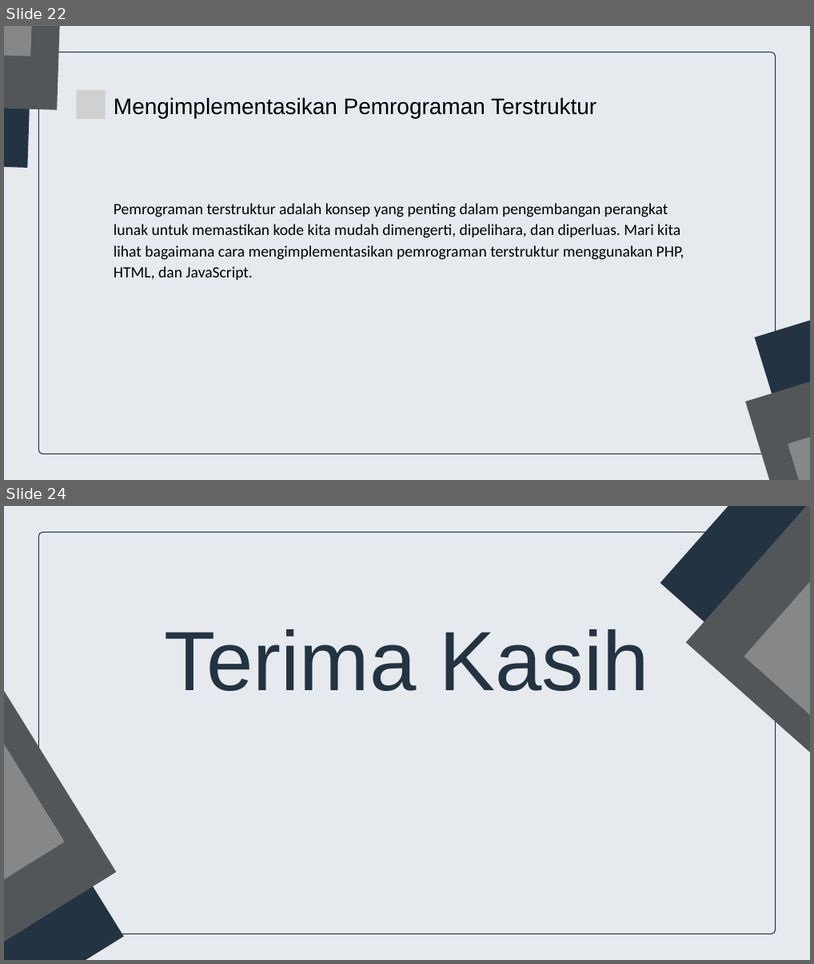
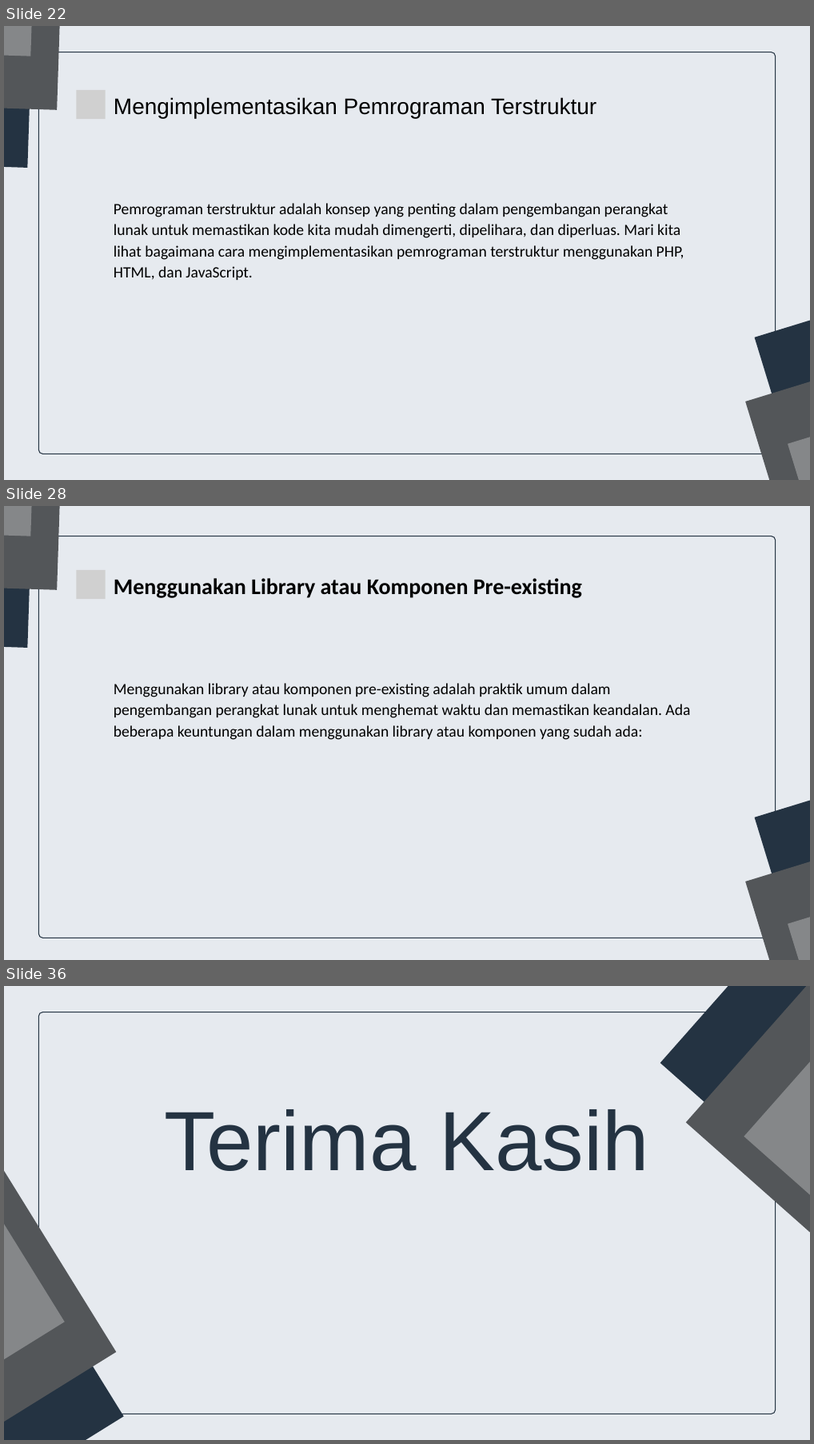
Before and after one commit to gemafajar09/bnsp-junior-web, a slide deck: junior-web-dev.pptx. Shown one above the other, each under a label of ours: slides 22 and 24 before the commit, slides 22, 28 and 36 after it; the slides between them are not shown. The pictures are 814x964 and 814x1444 pixels, drawn with LibreOffice and Linux fonts; fonts in the diff are those of the drawing; grey boxes stand for pictures. Boxes give left, top, right and bottom in pixels: in the first picture for what was removed or moved away, otherwise in the second. Text is boxed around its words. In the diff, an @@ line names an element or a change of style, - is before the commit and + after.

```diff
--- a/junior-web-dev.pptx
+++ b/junior-web-dev.pptx
@@ slide 28 added at (4,506,810,960), background #E6EAEF @@
@@ freeform shape added at (4,506,36,648), fill #243342 @@
@@ freeform shape added at (4,506,65,590), fill #535659 @@
@@ freeform shape added at (4,506,39,536), fill #858789 @@
@@ freeform shape added at (38,536,776,937), fill #E6EAEF, outline #243342 1.5 pt @@
@@ picture added at (76,570,106,599) @@
@@ text added at (114,578,582,598), 40 pt, text #000000, bold @@
+Menggunakan Library atau Komponen Pre-existing
@@ text added at (114,683,690,740), 28 pt, text #000000 @@
+Menggunakan library atau komponen pre-existing adalah praktik umum dalam pengembangan perangkat lunak untuk menghemat waktu dan memastikan keandalan. Ada beberapa keuntungan dalam menggunakan library atau komponen yang sudah ada:
@@ freeform shape added at (754,744,810,960), fill #243342 @@
@@ freeform shape added at (746,809,810,960), fill #535659 @@
@@ freeform shape added at (788,852,810,960), fill #858789 @@
@@ what was slide 24 is now slide 36 @@
```
Also in this commit, not shown: 1 slide changed, 11 other slides added, 4 other files.
